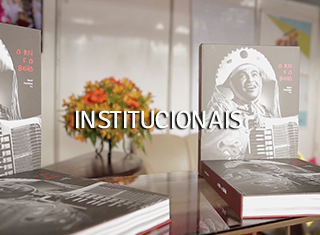
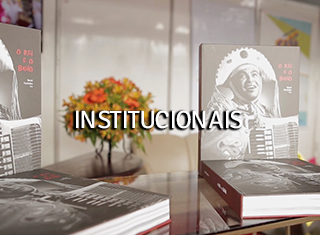
Comparing the layer stacks of the two 320 x 235 images. Changes:
pixels changed over [72, 109, 243, 132] (layer not identified)
